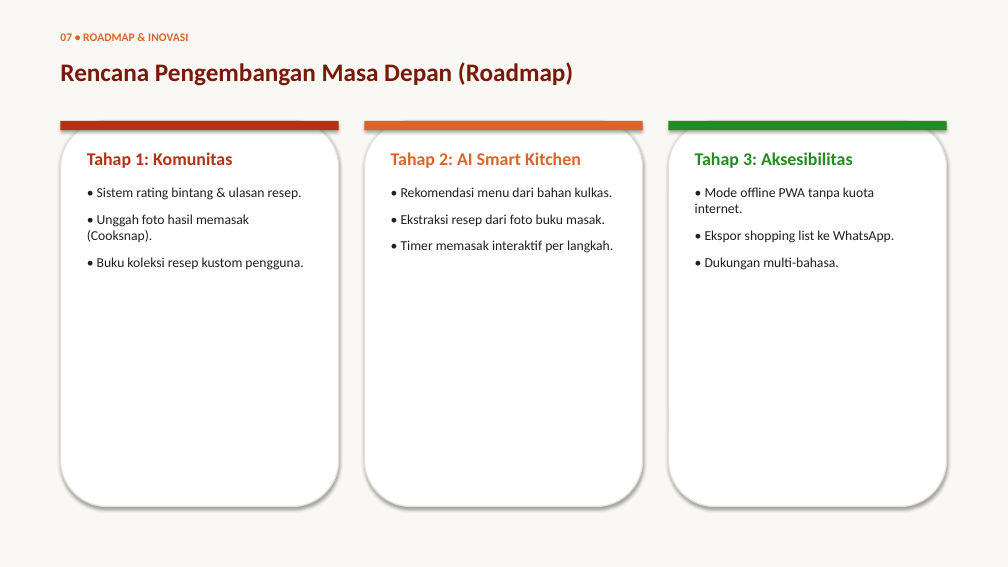
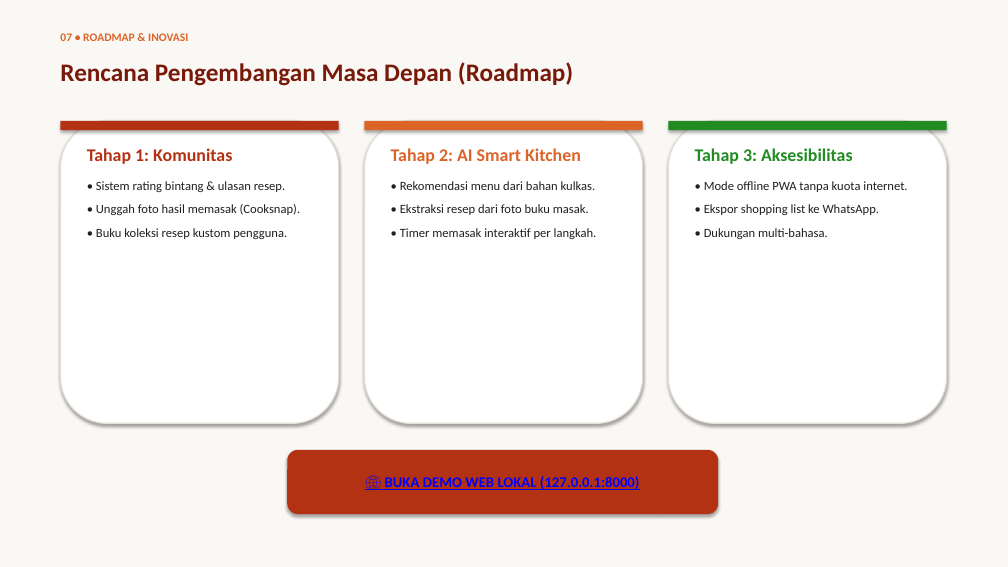
Before and after one commit to AliAlhafidz/ResepMakanan, a slide deck: slide 7 of Presentasi_Resep_Masakan.pptx. Drawn at 1008x567 pixels with LibreOffice and Linux fonts; fonts in the diff are those of the drawing. Boxes give left, top, right and bottom in pixels: in the first picture for what was removed or moved away, otherwise in the second. Text is boxed around its words. In the diff, an @@ line names an element or a change of style, - is before the commit and + after.

Commit message:
feat: add local web demo link button to slide 7

```diff
--- a/Presentasi_Resep_Masakan.pptx
+++ b/Presentasi_Resep_Masakan.pptx
@@ rounded rectangle: place and size @@
-rounded rectangle at box(60, 121, 339, 507)
+rounded rectangle at box(60, 121, 339, 423)
@@ text "Tahap 1: Komunitas" at box(87, 148, 301, 239): size 13 to 12 pt in "• Sistem rating bintang & ulasan resep.", "• Unggah foto hasil memasak (Cooksnap).", "• Buku koleksi resep kustom pengguna."; less space between paragraphs @@
@@ rounded rectangle: place and size @@
-rounded rectangle at box(364, 121, 643, 507)
+rounded rectangle at box(364, 121, 643, 423)
@@ text "Tahap 2: AI Smart Kitchen" at box(391, 148, 597, 239): size 13 to 12 pt in "• Rekomendasi menu dari bahan kulkas.", "• Ekstraksi resep dari foto buku masak.", "• Timer memasak interaktif per langkah."; less space between paragraphs @@
@@ rounded rectangle: place and size @@
-rounded rectangle at box(668, 121, 947, 507)
+rounded rectangle at box(668, 121, 947, 423)
@@ text "Tahap 3: Aksesibilitas" at box(695, 148, 907, 239): size 13 to 12 pt in "• Mode offline PWA tanpa kuota internet.", "• Ekspor shopping list ke WhatsApp.", "• Dukungan multi-bahasa."; less space between paragraphs @@
@@ rounded rectangle added at box(287, 450, 718, 514), fill #B43214, 14 pt, text #0000FF, bold, underline @@
+🌐 BUKA DEMO WEB LOKAL (127.0.0.1:8000)
```
Also in this commit, not shown: 2 other files.
